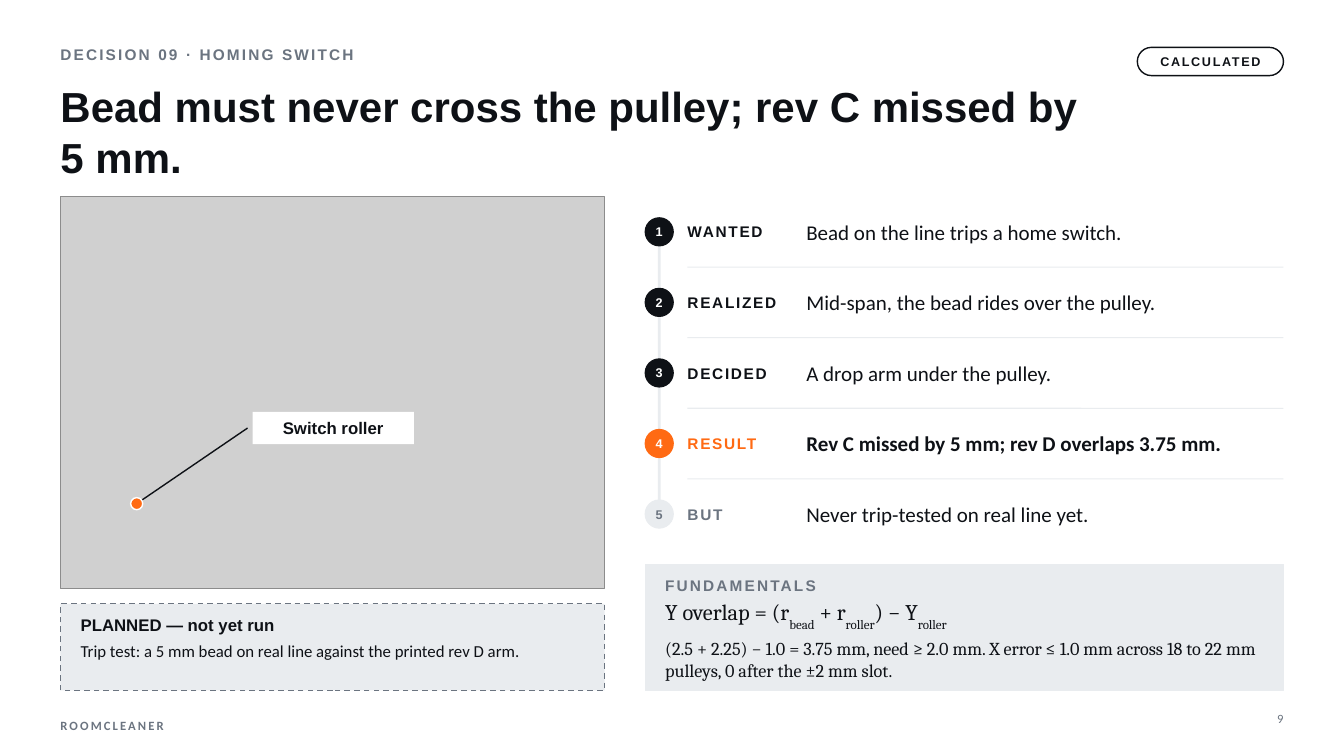
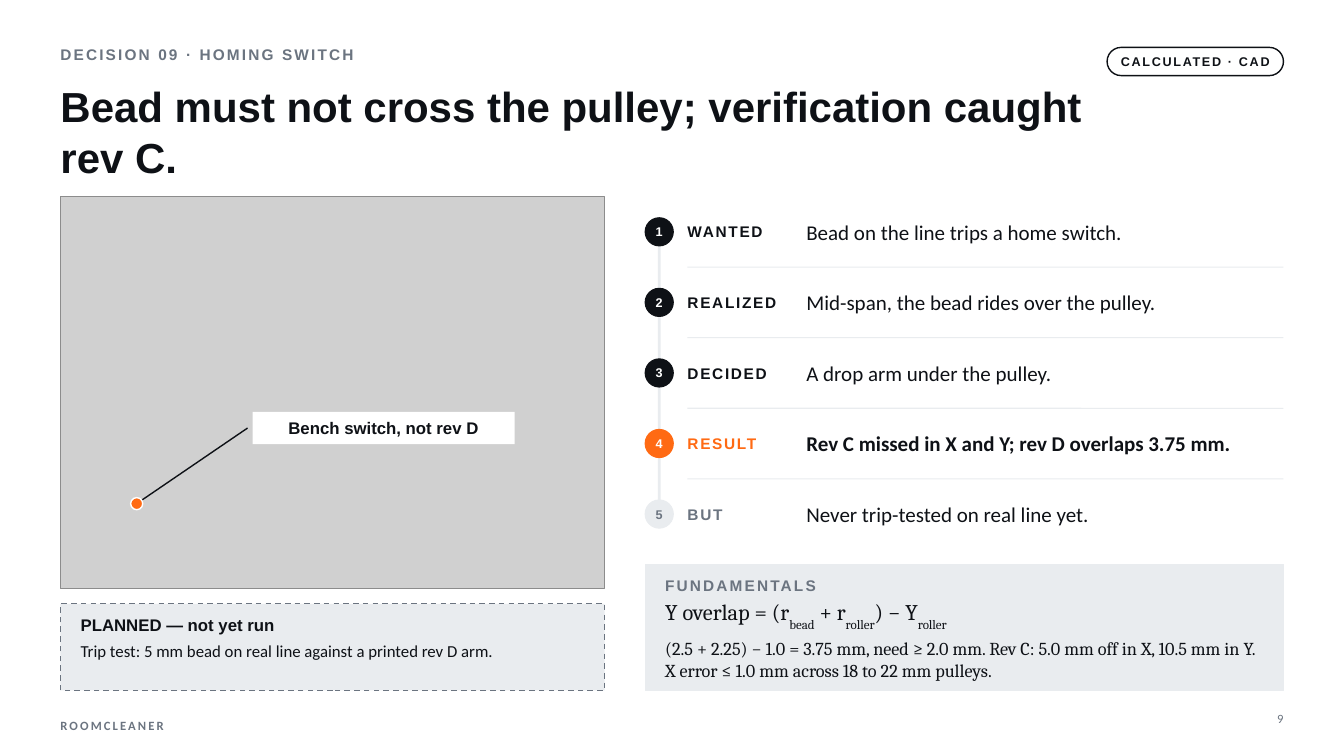
Before and after one commit to Jaspario1199/RoomCleaner, a slide deck: slide 9 of docs/presentation/deck/RoomCleaner_SpaceX_draft.pptx. Drawn at 1344x756 pixels with LibreOffice and Linux fonts; fonts in the diff are those of the drawing; grey boxes stand for pictures. Boxes give left, top, right and bottom in pixels: in the first picture for what was removed or moved away, otherwise in the second. Text is boxed around its words. In the diff, an @@ line names an element or a change of style, - is before the commit and + after.

```diff
--- a/docs/presentation/deck/RoomCleaner_SpaceX_draft.pptx
+++ b/docs/presentation/deck/RoomCleaner_SpaceX_draft.pptx
@@ text in rounded rectangle at [1107,47,1284,76]: text changed @@
-CALCULATED
+CALCULATED · CAD
@@ rounded rectangle "CALCULATED · CAD": place and size @@
-rounded rectangle "CALCULATED · CAD" at [1137,47,1284,76]
+rounded rectangle "CALCULATED · CAD" at [1107,47,1284,76]
@@ title at [60,91,1082,174]: text changed @@
-Bead must never cross the pulley; rev C missed by 5 mm.
+Bead must not cross the pulley; verification caught rev C.
@@ rectangle "Bench switch, not rev D": place and size @@
-rectangle "Bench switch, not rev D" at [253,412,414,445]
+rectangle "Bench switch, not rev D" at [253,412,515,445]
@@ text in rectangle at [288,422,478,437]: text changed @@
-Switch roller
+Bench switch, not rev D
@@ text at [806,436,1231,455]: text changed @@
-Rev C missed by 5 mm; rev D overlaps 3.75 mm.
+Rev C missed in X and Y; rev D overlaps 3.75 mm.
@@ text at [81,645,493,660]: text changed @@
-Trip test: a 5 mm bead on real line against the printed rev D arm.
+Trip test: 5 mm bead on real line against a printed rev D arm.
@@ text at [665,642,1256,681]: text changed @@
-(2.5 + 2.25) − 1.0 = 3.75 mm, need ≥ 2.0 mm. X error ≤ 1.0 mm across 18 to 22 mm pulleys, 0 after the ±2 mm slot.
+(2.5 + 2.25) − 1.0 = 3.75 mm, need ≥ 2.0 mm. Rev C: 5.0 mm off in X, 10.5 mm in Y. X error ≤ 1.0 mm across 18 to 22 mm pulleys.
```
Also in this commit, not shown: 21 other slides changed, 5 other files.
